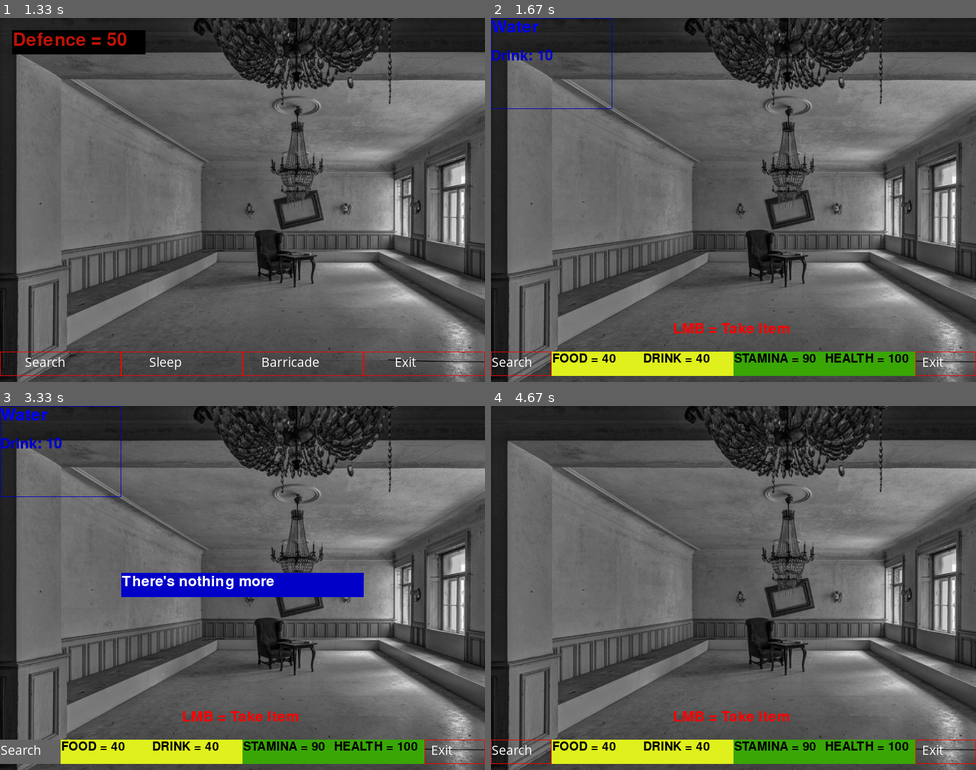
Above: before the commit, frames 1-4 (two rows, left to right).
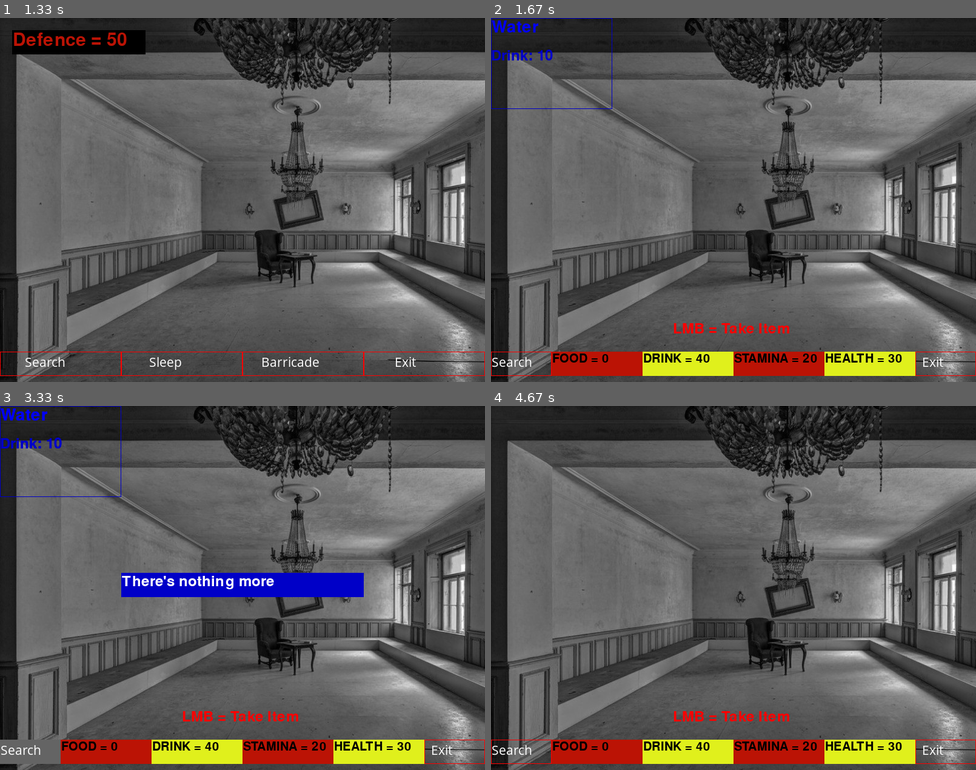
Above: after the commit, the same moments.

Repository: darek-k/pygame-project
Game: pygame game, started from main_menu.py
The game is run twice, just before and just after one commit, with the same random seed, the same clock (stepped at 60 frames per second) and the same inputs.
Inputs (mouse positions are in pixels of both pictures, inside the frame that each line leads up to):
- Up to frame 1 (1.33 s): click "START" at 0.38 s; click (126, 203) at 0.72 s; click (295, 192) at 1.05 s
- Up to frame 2 (1.67 s): click "Search" at 1.38 s
- Up to frame 3 (3.33 s): click (67, 577) at 1.72 s; click "Search" at 3.05 s
- Up to frame 4 (4.67 s): click (903, 660) at 3.88 s; click "Water" at 4.55 s

Frame 1 is identical in both runs. In frame 2, 3.4% of the frame differs, in the area x 12-88%, y 91-99%; in frame 3, 3.4%; in frame 4, 3.4%.

Commit message:
Clickable 'New level' and '!' buttons

Diff:
--- a/main_menu.py
+++ b/main_menu.py
@@ -158,13 +158,21 @@
         self.attack = 1
         self.defence = 1
 
-        self.food = 50
+        self.food = 10
         self.drink = 50
-        self.stamina = 100
-        self.health = 100
-
-        self.exp = 0
+        self.stamina = 30
+        self.health = 30
+
+        self.exp = 40
+        self.exp_to_next_level = 50
         self.level = 1
+        self.leveled_up = 0
+
+    def level_up(self):
+        print('LEVELED UP!!!')
+        self.level += 1
+        self.exp_to_next_level += self.exp + 20
+        self.leveled_up += 1
 
     def update_attributes(self):
         #######   Z tych dwóch linii zrób jedną ###########################
@@ -184,15 +192,8 @@
         elif type == 'legs':
             player_equipment.equipped_legs_name = ''
 
-    def search(self):
-        self.food -= 10
-        self.drink -= 10
-        if self.stamina > 0:
-            self.stamina -= 10
-        elif self.stamina <= 0:
-            self.stamina = 0
-            # MECHANIZM OMDLENIA TUTAJ PÓŹNIEJ DODAM
-        self.exp += 10
+
+
 
     def food_and_drink(self):
         if self.food < 0:
@@ -246,11 +247,6 @@
                                 player1.health += (attribute * 10)
                                 if player1.health > 100:
                                     player1.health = 100
-
-                            print('player food = ', player1.food)
-                            print('player drink = ', player1.drink)
-                            print('player stamina = ', player1.stamina)
-                            print('player health = ', player1.health)
 
                             inventory_window.open_inventory_window()
 
@@ -601,17 +597,20 @@
                     if event.button == 1:
                         if button.collidepoint(event.pos):
 
+                            # Remove used Boards
+                            used_boards_number = boards_number_on_begin - boards_number
+                            print('liczba usunietych desek: ', used_boards_number)
+                            print('liczba pozostałych desek: ', boards_number)
+
                             # Update statistics
                             new_defence = defence
                             player1.stamina = stamina
                             player1.health = health
                             player1.food = food
                             player1.drink = drink
-
-                            # Remove used Boards
-                            used_boards_number = boards_number_on_begin - boards_number
-                            print('liczba usunietych desek: ', used_boards_number)
-                            print('liczba pozostałych desek: ', boards_number)
+                            player1.exp += used_boards_number * 10
+                            if player1.exp >= player1.exp_to_next_level:
+                                player1.level_up()
 
                             # Create list of items names
                             names_list = [item.name for item in inventory.inventory]
@@ -622,7 +621,6 @@
                                 print(names_list.index("Board", start_index))
                                 index = names_list.index("Board", start_index)
                                 start_index += 1
-
                                 del inventory.inventory[index]
                                 names_list = [item.name for item in inventory.inventory]
                                 print('Usunięto przedmiot z indeksem: ', index)
@@ -1281,7 +1279,7 @@
 
 class StatisticsWindow:
 
-    def statistics_buttons(self, x, y, w, h, font, font_size, text_input, stat_group, stat_points):
+    def statistics_buttons(self, x, y, w, h, font, font_size, text_input, stat_group, stat_points, *args):
         text_color = colors['black']
 
         if stat_group == 'needs':
@@ -1318,6 +1316,8 @@
                          text_on=True, )
 
     def open_statistics_window(self):
+        print('exp: ', player1.exp)
+        print('level: ', player1.level)
         while True:
             for event in pygame.event.get():
                 if event.type == pygame.QUIT:
@@ -1379,8 +1379,10 @@
             self.statistics_buttons(0, 460, 245, 40, '', 36, 'HEALTH:   ' + str(player1.health), 'needs',
                                     player1.health)
 
-            self.statistics_buttons(0, 500, 245, 50, '', 36, 'EXP:   ' + str(player1.exp), 'exp', player1.exp)
+            self.statistics_buttons(0, 500, 245, 50, '', 36, 'EXP:    ' + str(player1.exp) + ' / ' + str(player1.exp_to_next_level),
+                                    'exp', player1.exp)
             self.statistics_buttons(0, 550, 245, 50, '', 36, 'LEVEL:   ' + str(player1.level), 'exp', player1.level)
+
 
             # Equipment buttons
             self.equipment_buttons(380, 420, 100, 50, player_equipment.equipped_weapon_name, 'Weapon')  # Weapon
@@ -1445,7 +1447,18 @@
             # Add item to found items and remove from the chest
             found_item_location.append(found_item)
             chest_location.remove(found_item)
-            player1.search()
+
+            player1.food -= 10
+            player1.drink -= 10
+            if player1.stamina > 0:
+                player1.stamina -= 10
+            elif player1.stamina <= 0:
+                player1.stamina = 0
+                print('You are too tired to search') # todo: Zmień żeby nie dało się wtedy szukać
+            player1.exp += 10
+            if player1.exp >= player1.exp_to_next_level:
+                player1.level_up()
+
             player1.food_and_drink()
 
         except ValueError:
@@ -1850,6 +1863,18 @@
             map_image = pygame.image.load('map.jpg')
             display.blit(map_image, (0, 0))
 
+
+            if player1.health <= 20 or player1.food == 0 or player1.drink == 0 or player1.stamina <= 10:
+                button_maker(760, 10, 25, 25, 'black', 'black', '', 30, '!'.center(3, ' '), 'pure_red',
+                             transparent_on=False,
+                             transparent_off=False)
+
+            if player1.leveled_up > 0:
+                button_maker(20, 10, 130, 25, 'black', 'black', '', 30, 'NEW LEVEL!'.center(3, ' '), 'green',
+                             transparent_on=False,
+                             transparent_off=False)
+
+
             # Locations on the Map
             button_maker(575, 430, 135, 50, 'grey', 'pure_red', 'Comic Sans MS', 23, '"Black Pearl"', 'white',
                          transparent_on=False, text_on=False)  # Black Pearl
--- a/test.py
+++ b/test.py
@@ -1318,6 +1318,7 @@
     def open_statistics_window(self):
         print('exp: ', player1.exp)
         print('level: ', player1.level)
+
         while True:
             for event in pygame.event.get():
                 if event.type == pygame.QUIT:
@@ -1748,7 +1749,6 @@
                             open_sound.play()
                             statistic_window.open_statistics_window()
 
-
                 if event.type == pygame.MOUSEBUTTONDOWN:  # Open a "Black Pearl" window
                     button = pygame.Rect(575, 430, 135, 50)
                     if event.button == 1:
@@ -1756,8 +1756,8 @@
                             door_sound = pygame.mixer.Sound('door.wav')
                             door_sound.play()
                             location_window.open_location_window('black_pearl.jpg', '"Black Pearl"',
-                                                                 chest.chest_black_pearl, chest.found_items_black_pearl, barricade.black_pearl_defense,
-                                                                 'black_pearl')
+                                                                 chest.chest_black_pearl, chest.found_items_black_pearl,
+                                                                 barricade.black_pearl_defense, 'black_pearl')
 
                 if event.type == pygame.MOUSEBUTTONDOWN:  # Open a "Bridge" window
                     button = pygame.Rect(170, 100, 80, 50)
@@ -1766,7 +1766,8 @@
                             door_sound = pygame.mixer.Sound('door.wav')
                             door_sound.play()
                             location_window.open_location_window('bridge.jpg', 'Bridge', chest.chest_bridge,
-                                                                 chest.found_items_bridge, barricade.bridge_defense, 'bridge')
+                                                                 chest.found_items_bridge, barricade.bridge_defense,
+                                                                 'bridge')
 
                 if event.type == pygame.MOUSEBUTTONDOWN:  # Open a "Crane" window
                     button = pygame.Rect(280, 150, 70, 50)
@@ -1775,7 +1776,8 @@
                             door_sound = pygame.mixer.Sound('door.wav')
                             door_sound.play()
                             location_window.open_location_window('crane.jpg', 'Crane', chest.chest_crane,
-                                                                 chest.found_items_crane, barricade.crane_defense, 'crane')
+                                                                 chest.found_items_crane, barricade.crane_defense,
+                                                                 'crane')
 
                 if event.type == pygame.MOUSEBUTTONDOWN:  # Open a "Flat" window
                     button = pygame.Rect(500, 175, 50, 50)
@@ -1793,7 +1795,8 @@
                             raven_sound = pygame.mixer.Sound('raven2.wav')
                             raven_sound.play()
                             location_window.open_location_window('forest.jpg', 'Forest', chest.chest_forest,
-                                                                 chest.found_items_forest, barricade.forest_defense, 'forest')
+                                                                 chest.found_items_forest, barricade.forest_defense,
+                                                                 'forest')
 
                 if event.type == pygame.MOUSEBUTTONDOWN:  # Open a "Hotel" window
                     button = pygame.Rect(450, 265, 70, 50)
@@ -1802,7 +1805,8 @@
                             door_sound = pygame.mixer.Sound('door.wav')
                             door_sound.play()
                             location_window.open_location_window('hotel.jpeg', 'Hotel', chest.chest_hotel,
-                                                                 chest.found_items_hotel, barricade.hotel_defense, 'hotel')
+                                                                 chest.found_items_hotel, barricade.hotel_defense,
+                                                                 'hotel')
 
                 if event.type == pygame.MOUSEBUTTONDOWN:  # Open a "Office" window
                     button = pygame.Rect(650, 270, 80, 50)
@@ -1811,7 +1815,8 @@
                             door_sound = pygame.mixer.Sound('door.wav')
                             door_sound.play()
                             location_window.open_location_window('office.jpg', 'Office', chest.chest_office,
-                                                                 chest.found_items_office, barricade.office_defense, 'office')
+                                                                 chest.found_items_office, barricade.office_defense,
+                                                                 'office')
 
                 if event.type == pygame.MOUSEBUTTONDOWN:  # Open a "Opera House" window
                     button = pygame.Rect(180, 450, 140, 50)
@@ -1820,7 +1825,8 @@
                             door_sound = pygame.mixer.Sound('door.wav')
                             door_sound.play()
                             location_window.open_location_window('opera.jpg', 'Opera House', chest.chest_opera,
-                                                                 chest.found_items_opera, barricade.opera_defense, 'opera')
+                                                                 chest.found_items_opera, barricade.opera_defense,
+                                                                 'opera')
 
                 if event.type == pygame.MOUSEBUTTONDOWN:  # Open a "Restaurant" window
                     button = pygame.Rect(30, 230, 115, 50)
@@ -1829,7 +1835,8 @@
                             door_sound = pygame.mixer.Sound('door.wav')
                             door_sound.play()
                             location_window.open_location_window('restaurant.jpg', 'Restaurant', chest.chest_restaurant,
-                                                                 chest.found_items_restaurant, barricade.restaurant_defense, 'restaurant')
+                                                                 chest.found_items_restaurant,
+                                                                 barricade.restaurant_defense, 'restaurant')
 
                 if event.type == pygame.MOUSEBUTTONDOWN:  # Open a "Sołdek" window
                     button = pygame.Rect(200, 310, 100, 50)
@@ -1838,7 +1845,8 @@
                             door_sound = pygame.mixer.Sound('door.wav')
                             door_sound.play()
                             location_window.open_location_window('soldek.jpg', '"Sołdek"', chest.chest_soldek,
-                                                                 chest.found_items_soldek, barricade.soldek_defense, 'soldek')
+                                                                 chest.found_items_soldek, barricade.soldek_defense,
+                                                                 'soldek')
 
                 if event.type == pygame.MOUSEBUTTONDOWN:  # Open a "St. Mary's Basilica" window
                     button = pygame.Rect(540, 70, 180, 45)
@@ -1847,7 +1855,8 @@
                             door_sound = pygame.mixer.Sound('door.wav')
                             door_sound.play()
                             location_window.open_location_window('basilica.jpg', "St. Mary's Basilica",
-                                                                 chest.chest_basilica, chest.found_items_basilica, barricade.basilica_defense, 'basilica')
+                                                                 chest.chest_basilica, chest.found_items_basilica,
+                                                                 barricade.basilica_defense, 'basilica')
 
                 if event.type == pygame.MOUSEBUTTONDOWN:  # Open a "Supermarket" window
                     button = pygame.Rect(10, 50, 135, 40)
@@ -1856,7 +1865,27 @@
                             door_sound = pygame.mixer.Sound('door.wav')
                             door_sound.play()
                             location_window.open_location_window('supermarket.jpg', '"Supermarket"',
-                                                                 chest.chest_supermarket, chest.found_items_supermarket, barricade.supermarket_defense, 'supermarket')
+                                                                 chest.chest_supermarket, chest.found_items_supermarket,
+                                                                 barricade.supermarket_defense, 'supermarket')
+
+                # Open an Inventory window
+                if player1.health <= 20 or player1.food == 0 or player1.drink == 0 or player1.stamina <= 10:
+                    if event.type == pygame.MOUSEBUTTONDOWN:
+                        button = pygame.Rect(760, 10, 25, 25)
+                        if event.button == 1:
+                            if button.collidepoint(event.pos):
+                                open_sound.play()
+                                inventory_window.open_inventory_window()
+
+                # Open an Statistics window
+                if player1.leveled_up > 0:
+                    if event.type == pygame.MOUSEBUTTONDOWN:
+                        button = pygame.Rect(20, 10, 130, 25)
+                        if event.button == 1:
+                            if button.collidepoint(event.pos):
+                                open_sound.play()
+                                statistic_window.open_statistics_window()
+
 
             # Screen settings and graphic
             pygame.display.set_caption("Map")
